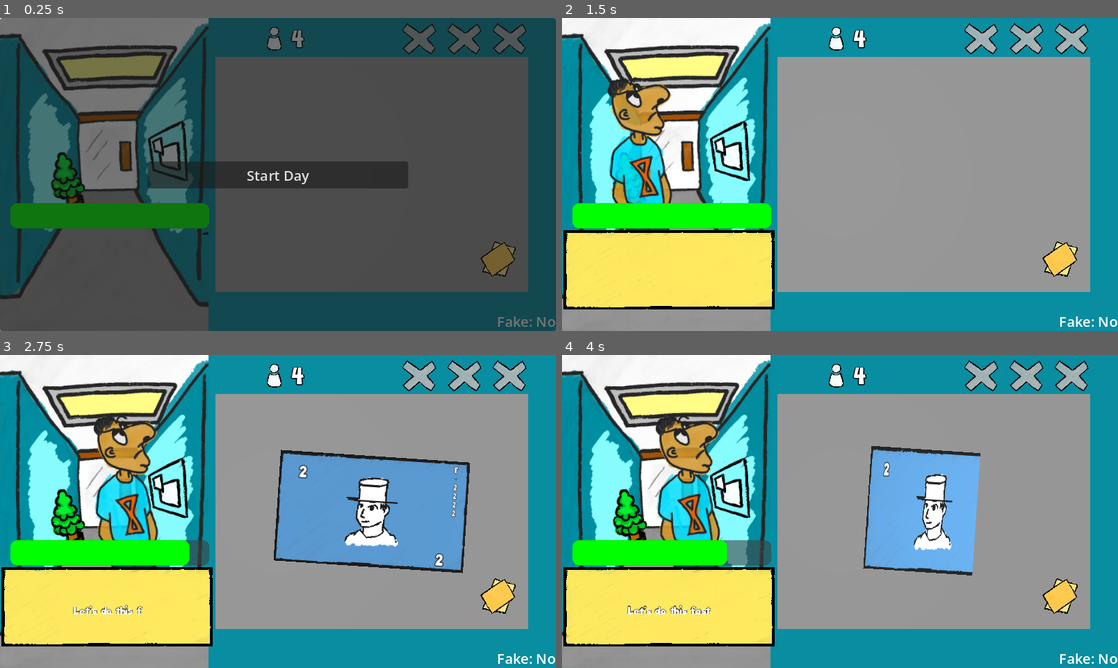
Above: before the commit, frames 1-4 (two rows, left to right).
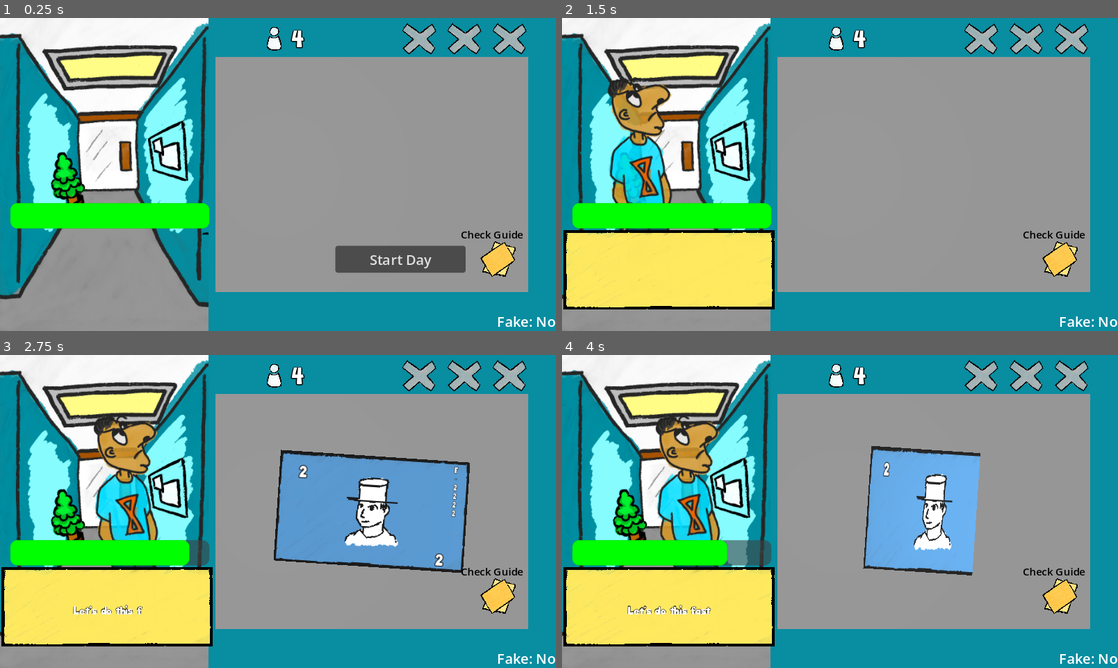
Above: after the commit, the same moments.

Repository: KaitoGameDev/brackeys-gj-2026-2
Game: Godot game, scene res://source/main.tscn
The game is run twice, just before and just after one commit, with the same random seed, the same clock (stepped at 60 frames per second) and the same inputs.
Inputs (mouse positions are in pixels of both pictures, inside the frame that each line leads up to):
- Up to frame 1 (0.25 s): no input
- Up to frame 2 (1.5 s): click "Start Day" at 0.5 s; move the mouse to (962, 158) at 1.27 s; click (962, 158) at 1.42 s
- Up to frame 3 (2.75 s): move the mouse to (166, 527) at 2.02 s; click (166, 527) at 2.17 s
- Up to frame 4 (4 s): move the mouse to (895, 442) at 2.77 s; click (895, 442) at 2.92 s; move the mouse to (812, 574) at 3.52 s; click (812, 574) at 3.67 s

The runs differ from the first frame. In frame 1, 94% of the frame differs, in the area x 0-100%, y 0-100%; in frame 2, 0.1%; in frame 3, 0.1%; in frame 4, 0.1%.

Commit message:
fix: relocate 'start day' button in the bottom right corner of the play area and add a 'check guide' label on top of the guide

Diff:
--- a/source/main.tscn
+++ b/source/main.tscn
@@ -195,6 +195,24 @@
 offset_right = -12.0
 offset_bottom = -3.0000038
 
+[node name="HelpFolderLabel" type="Label" parent="CanvasLayer" unique_id=954866068]
+anchors_preset = 3
+anchor_left = 1.0
+anchor_top = 1.0
+anchor_right = 1.0
+anchor_bottom = 1.0
+offset_left = -122.0
+offset_top = -122.0
+offset_right = -25.0
+offset_bottom = -99.0
+grow_horizontal = 0
+grow_vertical = 0
+theme_override_colors/font_color = Color(0, 0, 0, 1)
+theme_override_font_sizes/font_size = 12
+text = "Check Guide"
+horizontal_alignment = 1
+vertical_alignment = 1
+
 [node name="HelpFolderButton" type="TextureButton" parent="CanvasLayer" unique_id=469319324 node_paths=PackedStringArray("help_folder")]
 offset_left = 556.99994
 offset_top = 248.0
@@ -221,6 +239,7 @@
 script = ExtResource("15_vjn7t")
 
 [node name="Panel" type="Panel" parent="CanvasLayer/WaveStartContainer" unique_id=1335904613]
+visible = false
 layout_mode = 1
 anchors_preset = 15
 anchor_right = 1.0
@@ -229,19 +248,19 @@
 grow_vertical = 2
 
 [node name="Button" type="Button" parent="CanvasLayer/WaveStartContainer" unique_id=816962166]
-custom_minimum_size = Vector2(300, 0)
-layout_mode = 1
-anchors_preset = 8
-anchor_left = 0.5
-anchor_top = 0.5
-anchor_right = 0.5
-anchor_bottom = 0.5
-offset_left = -40.0
-offset_top = -15.5
-offset_right = 40.0
-offset_bottom = 15.5
-grow_horizontal = 2
-grow_vertical = 2
+custom_minimum_size = Vector2(150, 0)
+layout_mode = 1
+anchors_preset = 3
+anchor_left = 1.0
+anchor_top = 1.0
+anchor_right = 1.0
+anchor_bottom = 1.0
+offset_left = -254.0
+offset_top = -98.0
+offset_right = -104.0
+offset_bottom = -67.0
+grow_horizontal = 0
+grow_vertical = 0
 text = "Start Day"
 
 [node name="MoneyContainer" type="Node3D" parent="." unique_id=537026169]
